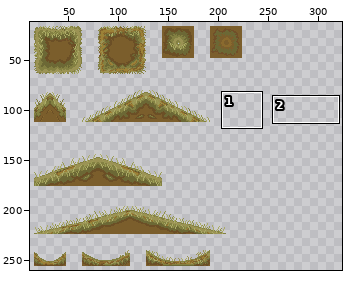
A sprite sheet gets an edit: assets/tilesets/Tileset_sabana.png. The first picture is a wide view before the edit; the outline marks the close-up.
Close-up. The starting point:
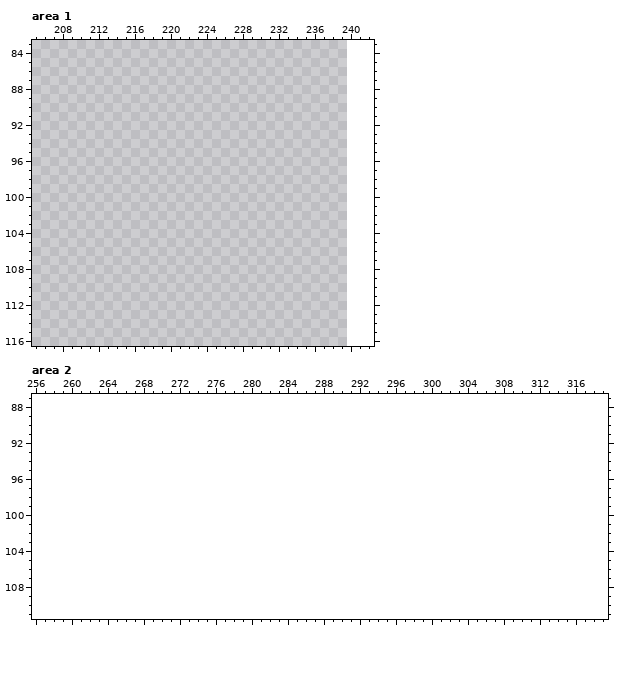
The file is 240x272 pixels. Colours within 5 levels of each other are drawn and written as one. Shown: area 1: x 205..242, y 83..116; area 2: x 256..319, y 87..111. The old version is drawn lined up with the new one, on the new canvas. The wide view leaves out empty margins. The commit also changed other parts of the picture, which this record leaves out.
New version:
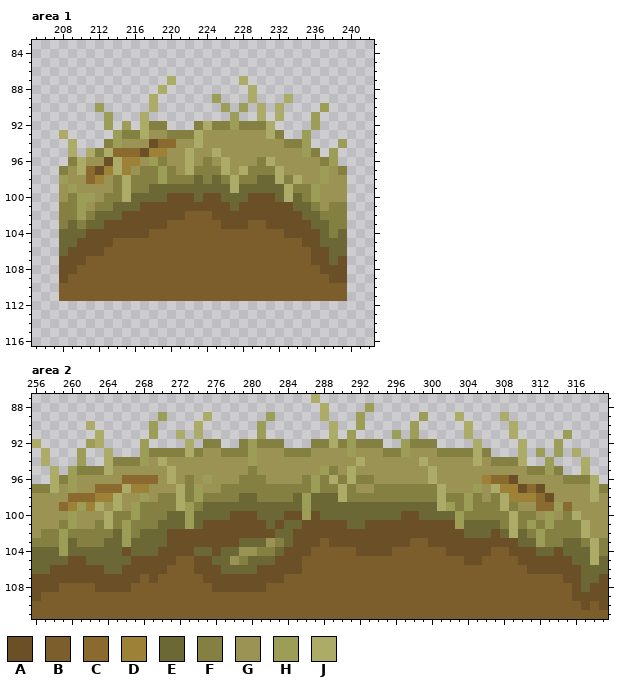
Palette (. is transparent): A #6b4f26  B #7b5e2c  C #8a6a2e  D #9c8137  E #6c6835  F #838042  G #9b9354  H #9c9d56  J #acac68
Change:
canvas 240x272 -> 576x272
Changed rows in their new state; - is an unchanged pixel.
Area 1:
first column x 208:
 87 ------------J-------J-----------
 88 -----------J---------J----------
 89 ----------J------H---J---J------
 90 ----H-----J-------H-H-J-J----H--
 91 -----H---J---------H--J-J---H---
 92 -----H-H-JFF---FJFFHFFFJ----H---
 93 J-----HFFJGGFFFJGGGGGGGJF--H----
 94 -J---FHGGGACCGGJGGGGGGGGGFFH---H
 95 -J-JFJCCCADDGGJGGJGGGGGGGGGHF-H-
 96 -FJGGAJDDGHFGGJGFGJGGGFJGGGGGFH-
 97 FGJCADJDGFFHFGJFFFJGJFFFJGGGGHGF
 98 HGGCDGFJFFFHFFFEFEFJFFEEJFJGGHGG
 99 GHGGGGFJFFEEEEEEEEEJEEEEEJFFHGGG
100 GFHHGFFJEEEEAAAEAAEEEAAAEJEFHGGG
101 FFHGFFEEEAAAAAAAAAAEAAAAAAEEFGFF
102 FFHFEEEAAAAAAABBBAAAAAAAAAAEEFFF
103 FEFEEAAAAAAABBBBBBAAABBAAAAAEEFF
104 EEEAAAAAAABBBBBBBBBBBBBBBAAAAEFE
105 EEAAAABBBBBBBBBBBBBBBBBBBBBAAEEE
106 EAAAABBBBBBBBBBBBBBBBBBBBBBBAAEE
107 AAABBBBBBBBBBBBBBBBBBBBBBBBBAAEA
108 AABBBBBBBBBBBBBBBBBBBBBBBBBBBAAA
109 ABBBBBBBBBBBBBBBBBBBBBBBBBBBBBAA
110 BBBBBBBBBBBBBBBBBBBBBBBBBBBBBBBB
111 BBBBBBBBBBBBBBBBBBBBBBBBBBBBBBBB
Area 2:
first column x 256:
 87 -------------------------------J--------------------------------
 88 --------------------------------J----H--------------------------
 89 --------------H----J------H-----J---H------H---J----J-----------
 90 ------J------H----J------H-------J--H-----H-----J----J----------
 91 -------J-----H--J-J------H-------J-H----H-H-----J----J-----H----
 92 J-----HJ----H----J-FF--FHFFF---FFJFHFFF--HFFF----J----J---H-----
 93 -J---H--J---HFFFFJFGGFFFHGGGFFFGGGGHGGGFFHGGGFFFFJF---J-H-H-J---
 94 -J---H--JFFFHGJGGGGGGGGGHGGGGGGGGGGGJGGGGGGJGGGGGJGFFFJ--H---J--
 95 --J-HFFFJGGGGGGJGGGGGGGGFGGGGGGGHFGJGGGGGGGGJGGGGGGGGGGFFHF--J--
 96 --JFHGGGGGCCCCGJGFGHGGGFFFGGGGFHFJFJFFGGGGGGJGGGGGDCCAGGGGGFFFJ-
 97 FFJGHGGCCCJDDGGGJFHGGFFFFFFFFFFHFFJFGGFFFFFFFJGGGHGJDDACAGGGGGJF
 98 GGGGCCCDDJGGHGFFJFHFFFFEEFFFFEHEEEJFFFFFFFFFFJFFHFGFJDDDCAGGGGJG
 99 GGGCDHDJGJGHFFFFJHFEEEEEEEEEEEHEEEEEEEEEEEEEEJHFHFFFJFGGCCHCGGGG
100 GGGGHGGGJFFHFFFEEHEEEEAAAEEEAAHAEEEEEEEEEAAEEEEHFFFFFJFFGHGFJGGG
101 GGGFHGGFJFHFFFEEEHEAAAAAAAEAEEAAAAAEEAAAAAAAAAAHEEEEFJFHFHFFFJGG
102 GFFHFFFFFEHFEEEAAAAAAAAAAAAEEAAAAAAAAAAAAAAAAAAAEEEAEJEFHFFFFJGG
103 FFFHEFFFEEHEEEEAAAAAAAAEEEGFEAAABAAAAAAAAABBAAAAAAAAAAEEHFFEEFJF
104 EEEHEEEEEEAEEEAAAAEEAEEGGFFEAAABBBBBAAAABBBBBBAAAAABBAAAEEAEEEJF
105 EEEEAAEEEEEAAAAABBAAEEGFEEEAAABBBBBBBBBBBBBBBBBBAABBBBAAAAAAEEJE
106 EEAAAAAAEEAAAAABBBAAAEEEEAAAAABBBBBBBBBBBBBBBBBBBBBBBBBAAAAAAEEE
107 AAAAAAAAAAAABABBBBBAAAAAAAAABBBBBBBBBBBBBBBBBBBBBBBBBBBBBBBAAEEA
108 AAABBBBAAAABBBBBBBBBAAAAAABBBBBBBBBBBBBBBBBBBBBBBBBBBBBBBBBBAEAA
109 ABBBBBBBBBBBBBBBBBBBBBBBBBBBBBBBBBBBBBBBBBBBBBBBBBBBBBBBBBBBAAAA
110 BBBBBBBBBBBBBBBBBBBBBBBBBBBBBBBBBBBBBBBBBBBBBBBBBBBBBBBBBBBBBABA
111 BBBBBBBBBBBBBBBBBBBBBBBBBBBBBBBBBBBBBBBBBBBBBBBBBBBBBBBBBBBBBBBB
Pixel boxes of the changes (left, top, right, bottom) in both close-ups:
added: (59, 76, 347, 301)
added: (32, 394, 608, 619)
